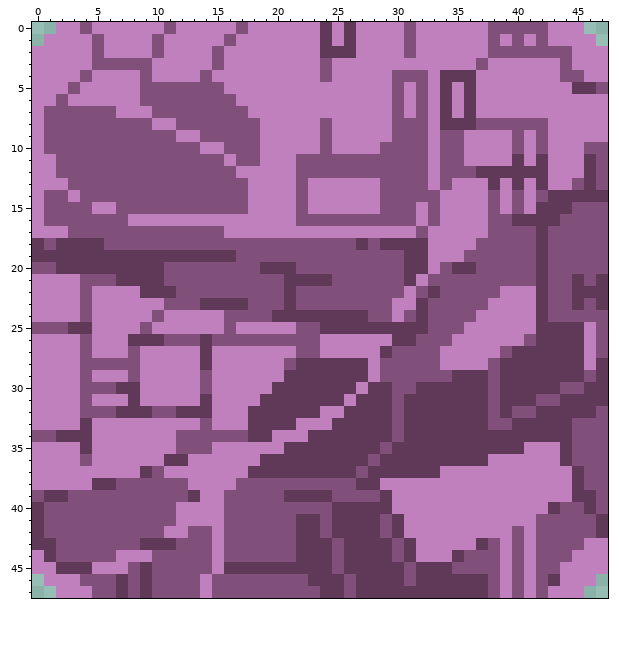
File history of a pixel-art sprite, data/texture/square_01.png. Above, as it was before the edit.
The file is 64x64 pixels. The old version is drawn lined up with the new one, on the new canvas.
The same view after the edit:
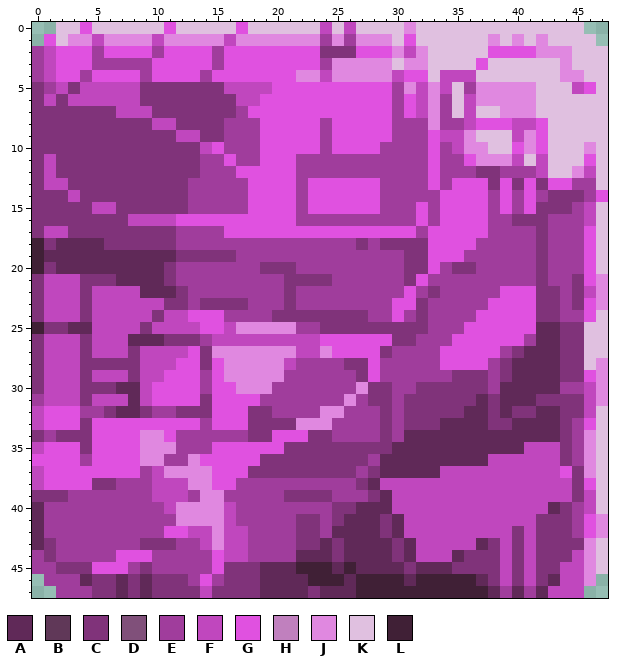
Palette (. is transparent): A #602958  B #603858  C #80337a  D #80507a  E #a03d9c  F #c047be  G #e051e0  H #c080be  J #e088e0  K #e0c0e0  L #402036
Difference:
canvas 64x64 -> 48x48, the old top-left corner now at -8,-8 (the part of the old canvas that was cut away was empty and is not shown)
Changed rows in their new state; - is an unchanged pixel.
first column x 0:
 0 --KKGKKKKKKGKKKKKGKKKKKKFKFKKKKJKKKKKKKKKKKKKK--
 1 -GKJJFJJJJFJJJJJFJJJJJJJEJEJJJKGKKKKKKJKJKJKKKK-
 2 EFGGGEGGGGEGGGGEGGGGGGGGCCCGGGJFJKKKKKGGGGJJJKKK
 3 EFGGGEEEEEGGGGGEGGGGGGGGEJJJJJKJJKKKKGKKKKKKJKKK
 4 EFGGEGGGGEGGGGEGGGGGGGJJFJJJJJFGGKFFFKKKKKKKJJKK
 5 CEFCFFFFFCCCCCCCFFFFGGGGGGGGGGEJFJFKEJJJJJKKKFGK
 6 CFCFFFFFFCCCCCCCCFFGGGGGGGGGGGEGFJEKFJJJJJKKKKKK
 7 CCCCCCCFFFCCCCCCCEGGGGGGGGGGGGEGFJEKFKKJJJKKKKKK
 8 CCCCCCCCCCFFCCCCEEEGGGGGEGGGGGEEEJEEFGGGFFGKKKKK
 9 CCCCCCCCCCCCFFCCEEEGGGGGEGGGGGEEEGFFJKKKFJGKKKKK
10 CCCCCCCCCCCCCCFGEEEGGGGGEGGGGEEEEGEFJJKKGJGKKKJK
11 CFCCCCCCCCCCCCEEGEEGGGEEEEEEEEEEEGEEGJJJFKFKKKGK
12 CFCCCCCCCCCCCCEEEGGGGGEEEEEEEEEEEGEEECCEEEFKKJFK
13 CFFCCCCCCCCCCEEEEEGGGGEGGGGGGEEEEGEGGGCGCGCGGEEK
14 CCCFCCCCCCCCCEEEEEGGGGEGGGGGGEEEEEGGGGEGEGECCCEG
15 CCCCCFFCCCCCCEEEEEGGGGEGGGGGGEEEGEGGGGEGEGCCCEFK
16 CCCCCCCCFFFFGGGGGGGGGGEEEEEEEEEEGEGGGGEECCCEEEFK
17 CFFCCCCCCCCCEEEEGGGGGGGGGGGGGGGGEGGGGGEEEECEEEGK
18 LCAAAACCCCCCEEEEEEEEEEEEEEECECCCCGGGGEEEEECEEEGK
19 LAAAAAAAAAAACCCCCEEEEEEEEEEEEEECCGGGEEEEEECEEEGK
20 LCAAAAAAAAACEEEEEEECCCEEEEEEEEECCGECCEEEEECEEEGK
21 CFFFCCCAAAACEEEEEEEEECCCCEEEEEECGEEEEEEEEECEECGJ
22 CFFFCFFFFAAACEEEEEEEECEEEEEEEEEGECEEEEEGGGCCECFJ
23 CFFFCFFFFFFCCECCCCEEECEEEEEEEEGGCEEEEEGGGGCCECGJ
24 CFFFCFFFFFCFFGGGEEEECCCCCCCCEEGECEEEEGGGGGCCEEGK
25 LCCAAFFFFCFFFFGGFJJJJJEECCCCCCCCCEEEGGGGGGAACCKK
26 CFFFCFFFAAACCCEFFFFFFFFFGGGGGGCCEEEGGGGGGEAACCKK
27 CFFFCFFFCFFFFGCJJJJJJJFFJGGGGCEEEEGGGGGECAAACCKK
28 CFFFCCCCCFFFGGCGJJJJJFEEEECCGEEEEEGGGGECAAAACCKJ
29 CFFFCFFFCFFGGGEGJJJJJEEEEEECGEEEEEECCCECAAAACCGJ
30 CFFFCCCAAFGGGGEGGJJJEEEEEEEJCCEECCCCCCEAAAAAEEFJ
31 EFFFCFFFAFGGGGCGGGGEEEEEEEJECCECCCCCCACAAACCCCFJ
32 FGGGEECAACEECCCGGGCCEEEEJJEEECECCCCCAACACCAACCFK
33 FGGGCGGGGGGGGGEGGGCCCCJJJEEEECECCCAAAACCAAAACEGK
34 CECCCGGGGJJGEEEEEECCGGGCCEEEECEAAAAAAAAAAAAACEJK
35 FGGGCGGGGJJJEEEGGGGGGCCCCCCCCCAAAAAAAAAAAFFFCEJK
36 GGGGEGGGGJJEEJGGGGGCCCCCCCCCEAAAAAAAAAFFFFFFCEJK
37 FGGGGGGGGEFJJJJGGGCCCCCCCCCECAAAAAFFFFFFFFFFGCJK
38 FGGGGCCEEEFFFJJGGEEEEEEEEEECAFFFFFFFFFFFFFFFFCGK
39 CCCEEEEEEEFFFEJJEEEEECCCCEEECAFFFFFFFFFFFFFFFCFK
40 AEEEEEEEEEEFJJJJFEEEEEEEECCAAAFFFFFFFFFFFFFACEFK
41 AEEEEEEEEEEEJJJJFEEEEECCECAAACAFFFFFFFFFFFCCCEGJ
42 AEEEEEEEEEEGGFFJFFEEEECCEAAAACAFFFFFFFFFCFCCCEGJ
43 ACEEEEEEECCCEEFJFFEEEECCACAAAACAFFFFFACFCFCCCCJK
44 ECEEEEEGGGEEEEEGFFEEEEAAACAAAACAFFFACCCFCFCCCFJK
45 EECCCGGGECEEEEEGCCCAAALLLALAAAACAAACCCCFCFCCFFJK
46 -EEEACCACACCCEGECCCAAAALLLALLLLALLLLLACFCFCAFFJ-
47 --EEECCACACCCCFCCCCAAAACAAALLLLLLLLLLLAEAEAFFF--
Boxes around the changes in both pictures, in picture pixels (x1, y1, x2, y2):
changed: (32, 22, 608, 598)
